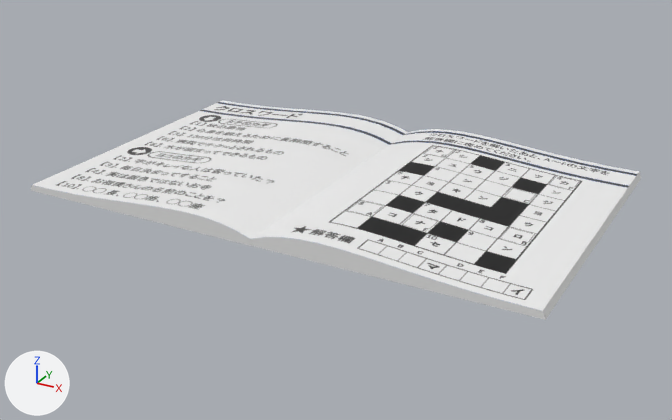
Before and after pictures for a commit that changed the FBX model Unity_Byoshitsu/Assets/02_Model/CrossWord.fbx.
One viewpoint serves both versions: a camera (50 mm lens) standing at (1.208, -2.159, 1.029) and looking at (0.003, 0.032, -0.067). Arrows for +X, +Y and +Z are at lower left; the lights stay in place. Where no turn or scale is listed for an object, it has been applied to the vertices.

Objects in the first picture: 'ベジエカーブ.002'.
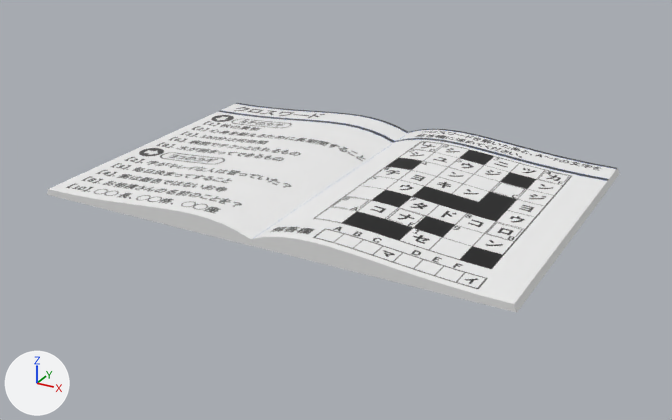
The change, as a list of edits to the scene's bpy script:
```text
Add img_uv_crossword_png:
    img_uv_crossword_png = load_image('uv_Crossword.png', '_unpacked/uv_Crossword.png', 3047, 2997, 'sRGB')
Change mat_マテリアル_006:
    mat_マテリアル_006.texture: img_uv_png -> img_uv_crossword_png  # with its transparency
Change me_mesh_002:
    used by ob_ベジエカーブ_002; location = (-0.008, 0.547, -0.002)
    remove me_mesh_002.from_pydata(...)  # 104 vertices, 100 faces; spans x -0.76..0.77, y -0.95..0.0, z 0.0..0.05
    add me_mesh_002.from_pydata(...)  # 104 vertices, 100 faces; spans x -0.69..0.7, y -0.95..0.0, z 0.0..0.05
    me_mesh_002 part 1: the whole mesh is scaled about its middle by (0.916, 1, 1)
    me_mesh_002 part 2: texture (UV) coordinates of 25 of 100 faces, centred in x -0.71..0.76, y -0.47, z 0.01..0.05, changed; they spanned u 0.06..0.94, v 0.24..0.78 and now span u 0.07..0.93, v 0.21..0.79
```

Location of each change, (x1, y1, x2, y2) in pixels of the pictures (672 x 420 px; the box of a moved part takes in the faces that stretch with it):
'ベジエカーブ.002', surface changed, mesh rescaled (6% narrower)
    before: (31, 100, 641, 320)
    after: (47, 103, 619, 313)
part 1 of me_mesh_002, moved or reshaped
    before: (31, 100, 641, 320)
    after: (47, 103, 619, 313)
part 2 of me_mesh_002, surface changed
    before: (236, 126, 420, 239)
    after: (237, 126, 419, 239)
